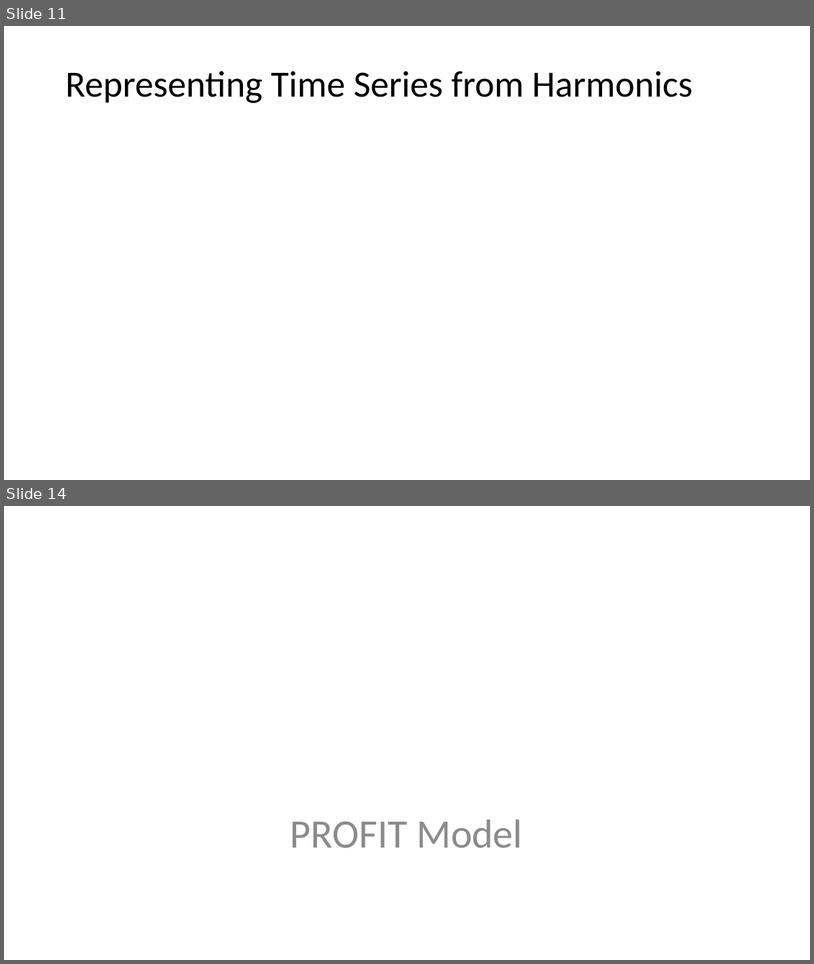
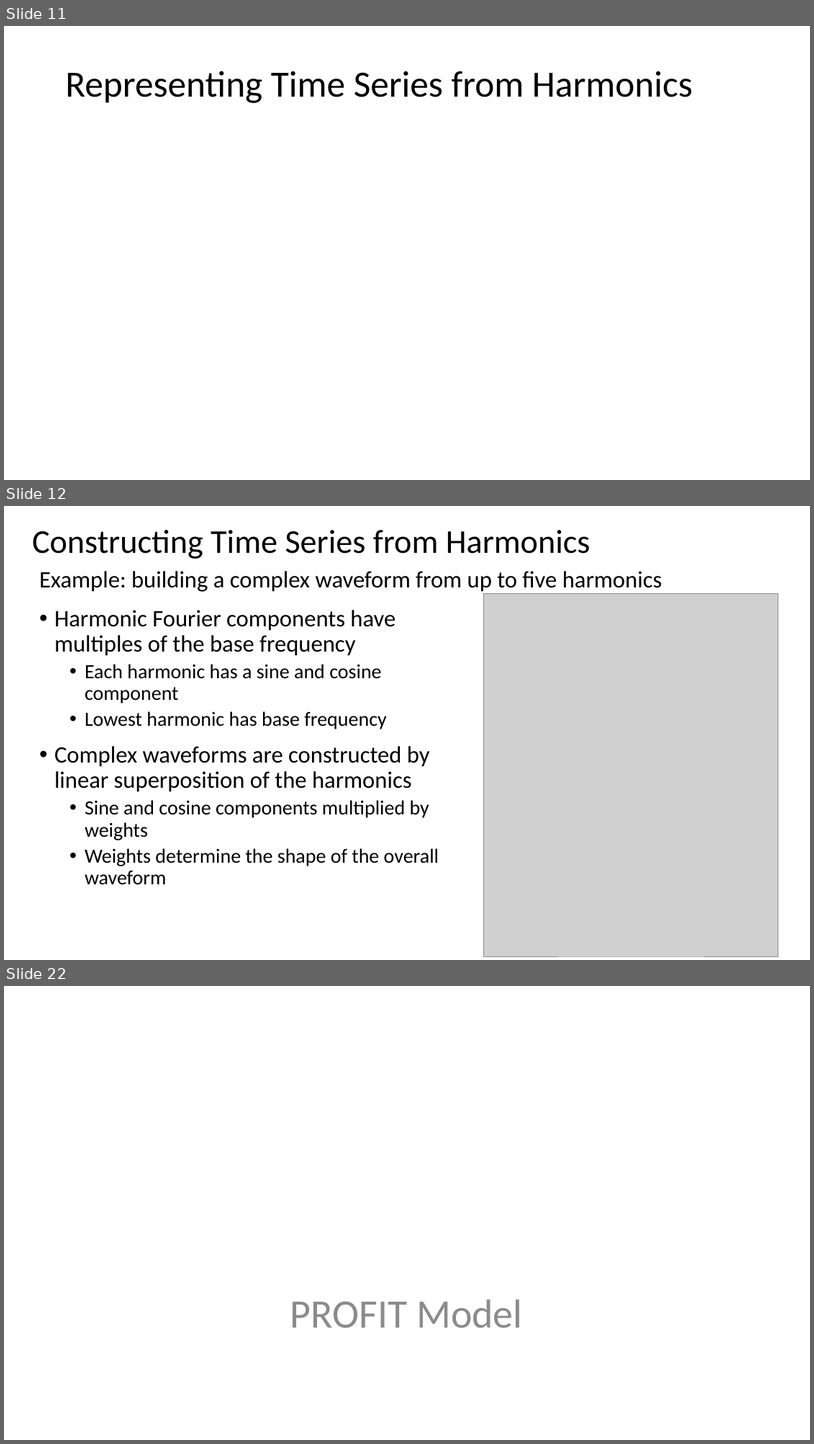
Before and after one commit to StephenElston/CSCI-E-83, a slide deck: LectureSlides/14_ComplexTimeSeries.pptx. Shown one above the other, each under a label of ours: slides 11 and 14 before the commit, slides 11, 12 and 22 after it; the slides between them are not shown. The pictures are 814x964 and 814x1444 pixels, drawn with LibreOffice and Linux fonts; fonts in the diff are those of the drawing; grey boxes stand for pictures. Boxes give left, top, right and bottom in pixels: in the first picture for what was removed or moved away, otherwise in the second. Text is boxed around its words. In the diff, an @@ line names an element or a change of style, - is before the commit and + after.

Commit message:
Added examples to messy time series slides

```diff
--- a/LectureSlides/14_ComplexTimeSeries.pptx
+++ b/LectureSlides/14_ComplexTimeSeries.pptx
@@ slide 12 added at (4,506,810,960), background #FFFFFF @@
@@ title added at (32,530,591,559), 39.6 pt, text #000000 @@
+Constructing Time Series from Harmonics
@@ text added at (39,571,663,594), 28 pt, text #000000 @@
+Example: building a complex waveform from up to five harmonics
@@ text added at (54,610,439,885), 24 pt, text #000000 @@
+• Harmonic Fourier components have multiples of the base frequency
+  • Each harmonic has a sine and cosine component
+  • Lowest harmonic has base frequency
+• Complex waveforms are constructed by linear superposition of the harmonics
+  • Sine and cosine components multiplied by weights
+  • Weights determine the shape of the overall waveform
@@ picture added at (484,594,779,956) @@
@@ what was slide 14 is now slide 22 @@
```
Also in this commit, not shown: 3 slides changed, 11 other slides added.
